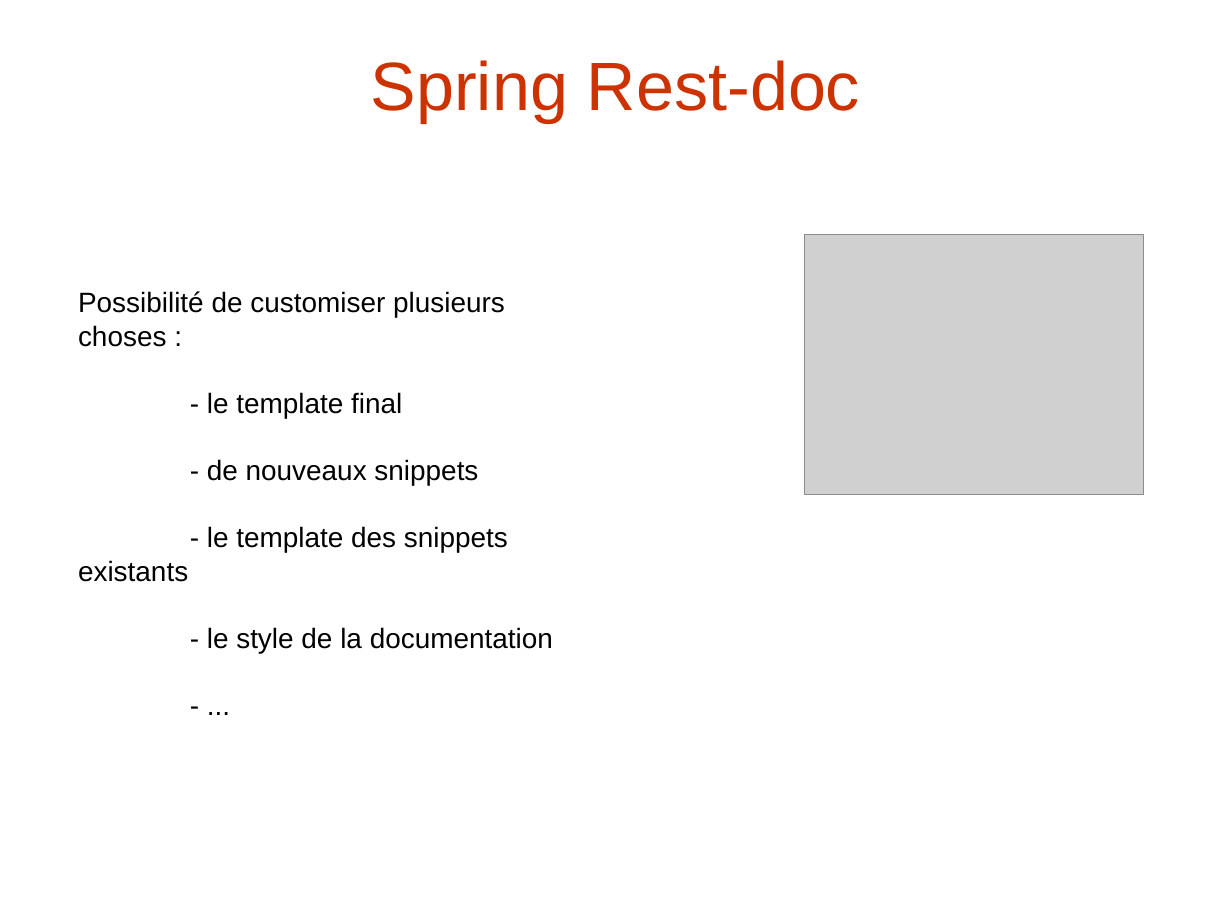
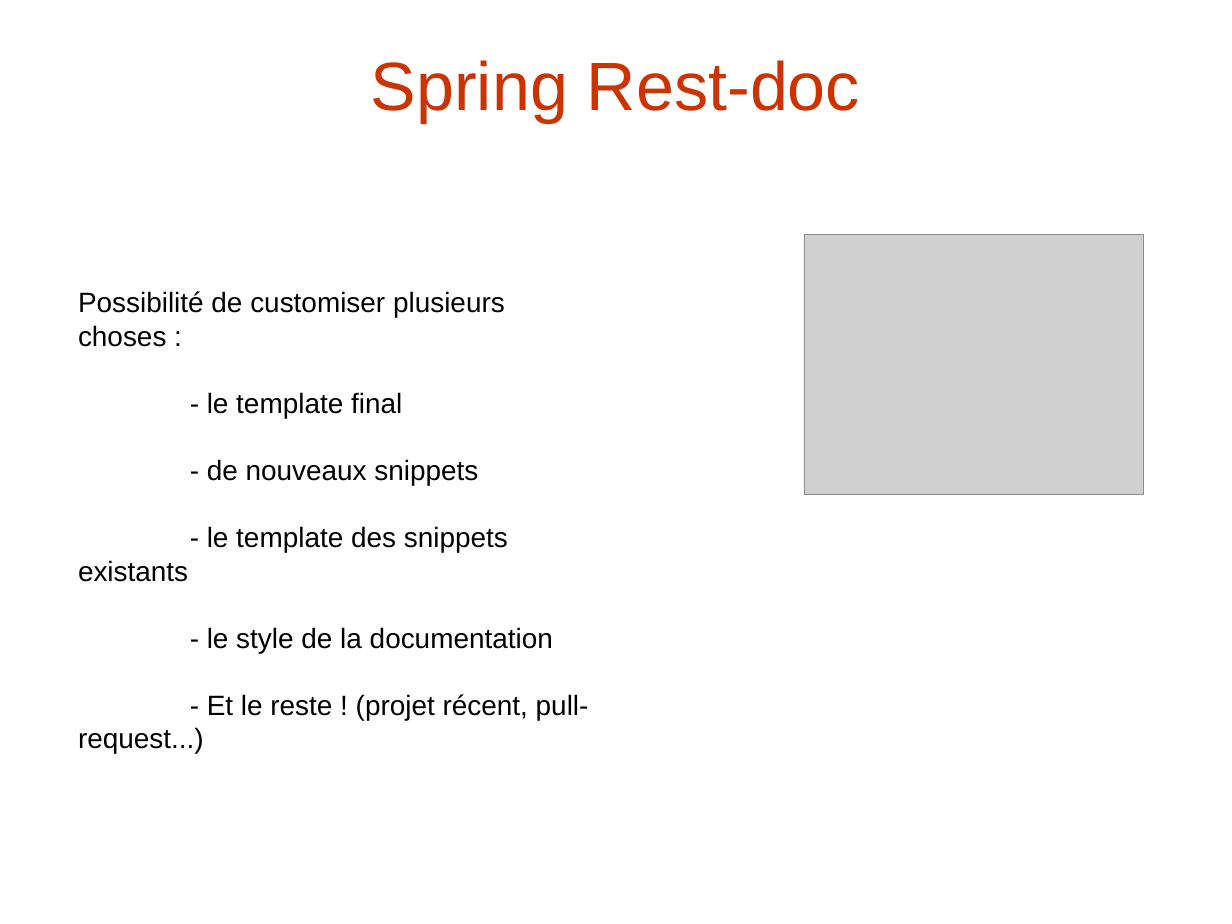
Before and after one commit to RDecreuse/btl-marketplace, a slide deck: slide 13 of src/main/resources/prez.pptx (slide 14 before the commit). Drawn at 1232x924 pixels with LibreOffice and Linux fonts; fonts in the diff are those of the drawing; grey boxes stand for pictures. Boxes give left, top, right and bottom in pixels: in the first picture for what was removed or moved away, otherwise in the second. Text is boxed around its words. In the diff, an @@ line names an element or a change of style, - is before the commit and + after.

```diff
--- a/src/main/resources/prez.pptx
+++ b/src/main/resources/prez.pptx
@@ text at box(78, 694, 589, 753): text changed @@
-- ...
+- Et le reste ! (projet récent, pull-request...)
```
Also in this commit, not shown: 1 slide removed, 1 other file.
